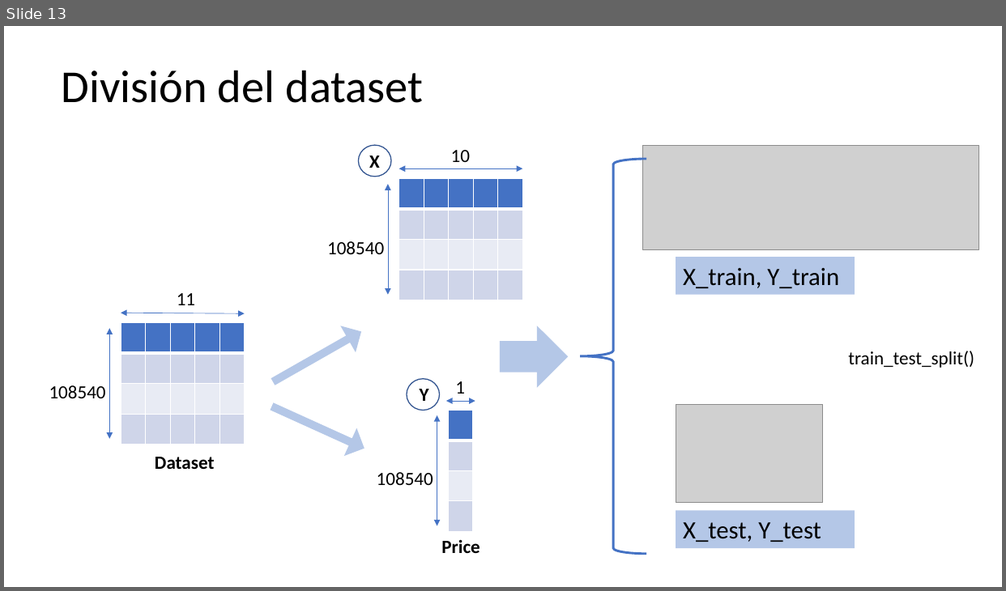
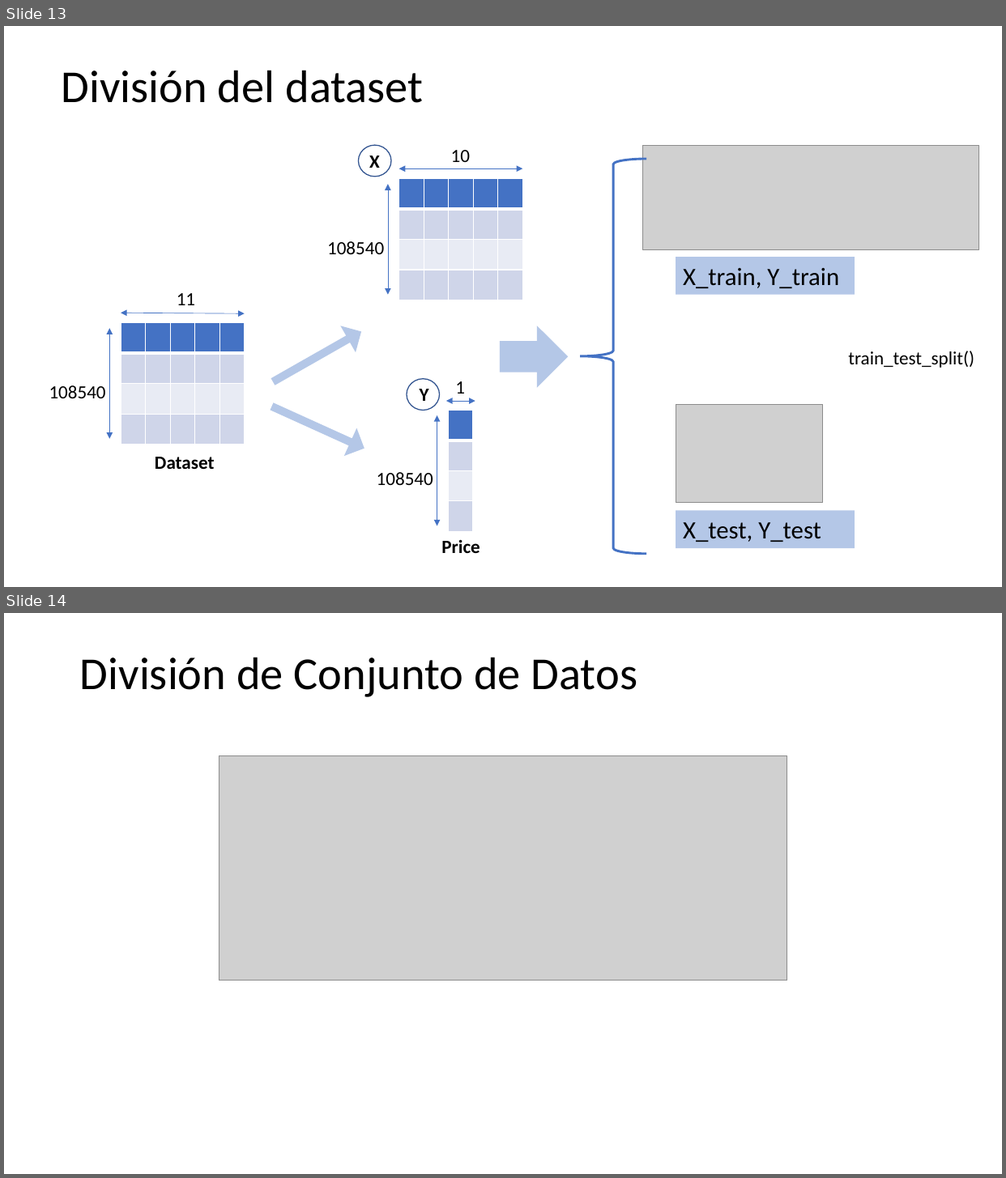
Before and after one commit to karinSalazar/Grupo_5, a slide deck: PROYECTO1.pptm. Shown one above the other, each under a label of ours: slide 13 before the commit, slides 13 and 14 after it. The pictures are 1006x591 and 1006x1178 pixels, drawn with LibreOffice and Linux fonts; fonts in the diff are those of the drawing; grey boxes stand for pictures. Boxes give left, top, right and bottom in pixels: in the first picture for what was removed or moved away, otherwise in the second. Text is boxed around its words. In the diff, an @@ line names an element or a change of style, - is before the commit and + after.

```diff
--- a/PROYECTO1.pptm
+++ b/PROYECTO1.pptm
@@ slide 14 added at box(4, 613, 1002, 1174), background #FFFFFF @@
@@ title added at box(80, 657, 637, 697), 44 pt, text #000000 @@
+División de Conjunto de Datos
@@ picture added at box(219, 756, 788, 982) @@
```
Also in this commit, not shown: 1 other slide added.
